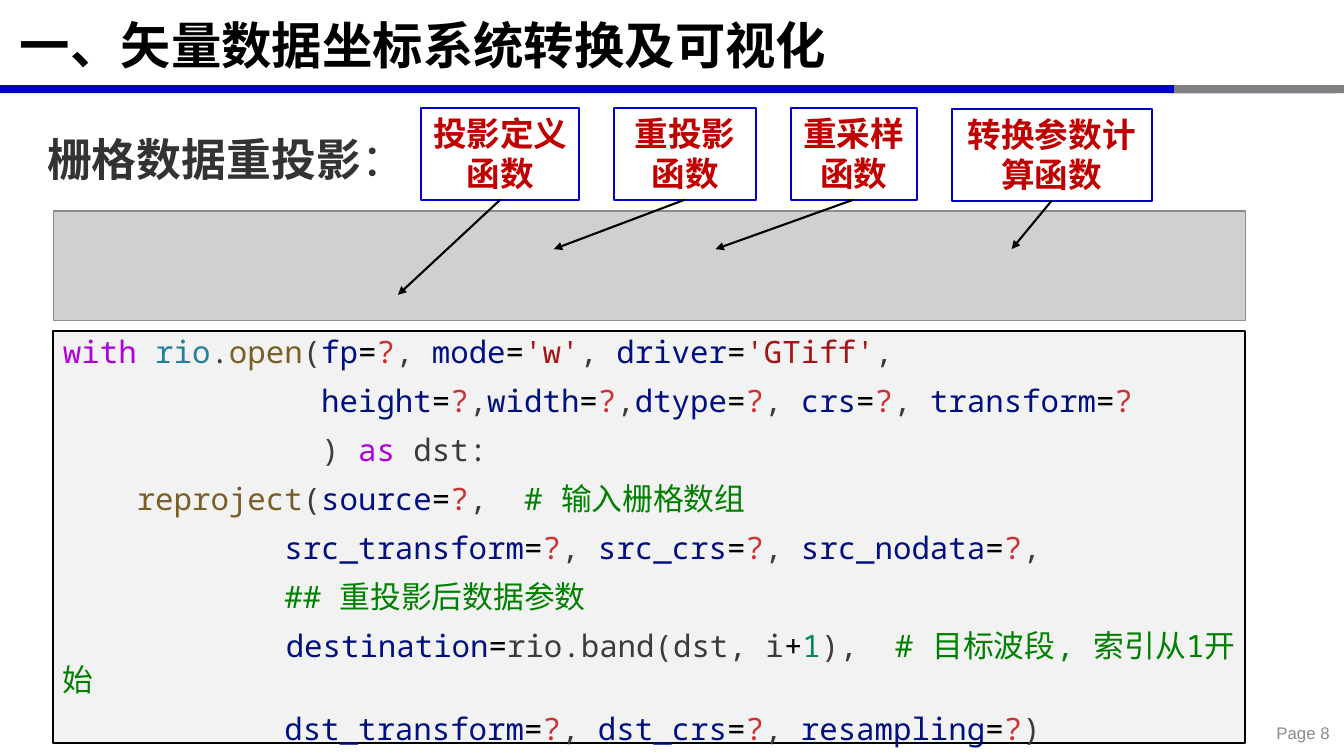
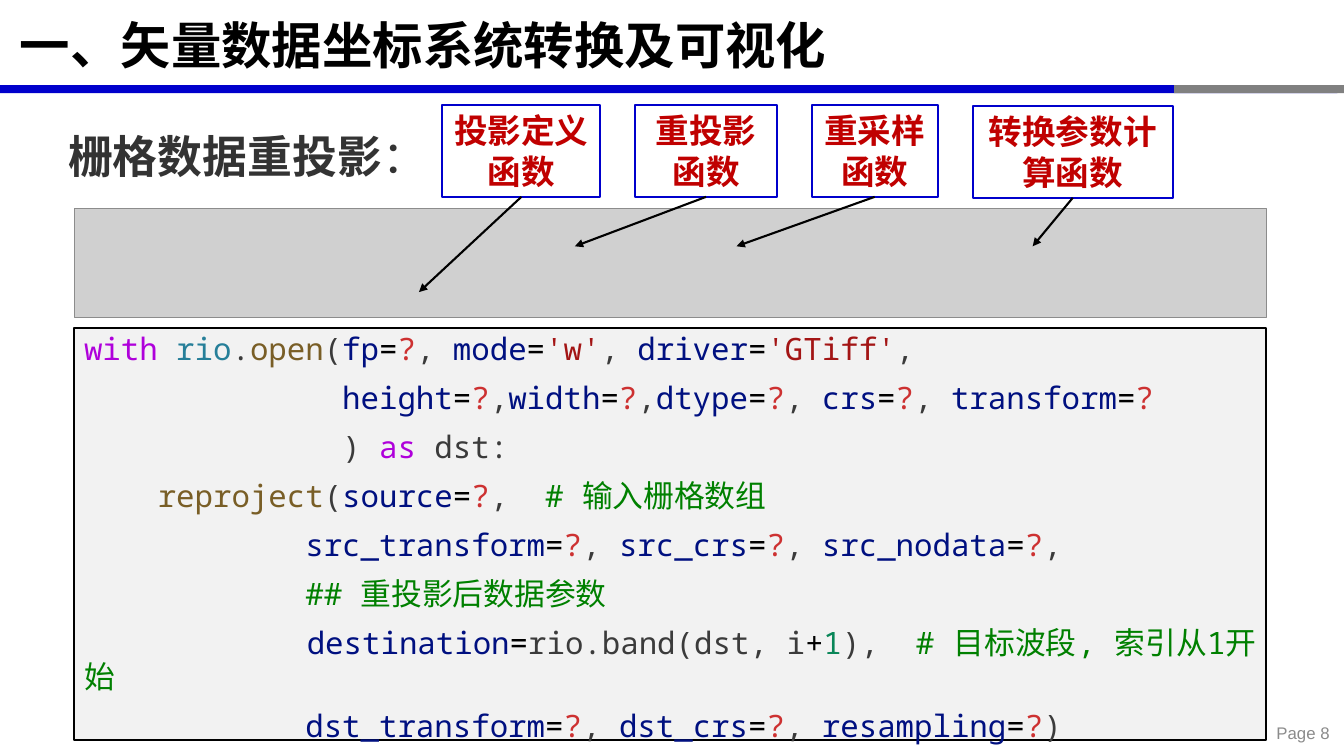
Before and after one commit to xinluo2018/spatial-data-processing, a slide deck: slide 8 of 第4章-空间参考与坐标转换/第2节-坐标转换及可视化.pptx. Drawn at 1344x756 pixels with LibreOffice and Linux fonts; fonts in the diff are those of the drawing; grey boxes stand for pictures. Boxes give left, top, right and bottom in pixels: in the first picture for what was removed or moved away, otherwise in the second. Text is boxed around its words. In the diff, an @@ line names an element or a change of style, - is before the commit and + after.

```diff
--- a/第4章-空间参考与坐标转换/第2节-坐标转换及可视化.pptx
+++ b/第4章-空间参考与坐标转换/第2节-坐标转换及可视化.pptx
@@ picture: place and size @@
-picture at [53, 211, 1246, 320]
+picture at [75, 209, 1267, 318]
@@ 4 rectangles, 4 arrows, 1 text: place and size @@
-4 rectangles, 4 arrows, 1 text at [47, 108, 1152, 295]
+4 rectangles, 4 arrows, 1 text at [68, 105, 1174, 292]
@@ rectangle "with rio.open(fp=?, mode='w', driver='GTiff',": place and size @@
-rectangle "with rio.open(fp=?, mode='w', driver='GTiff'," at [53, 331, 1246, 743]
+rectangle "with rio.open(fp=?, mode='w', driver='GTiff'," at [75, 329, 1267, 741]
```
Also in this commit, not shown: 2 other slides changed, 26 other files.
